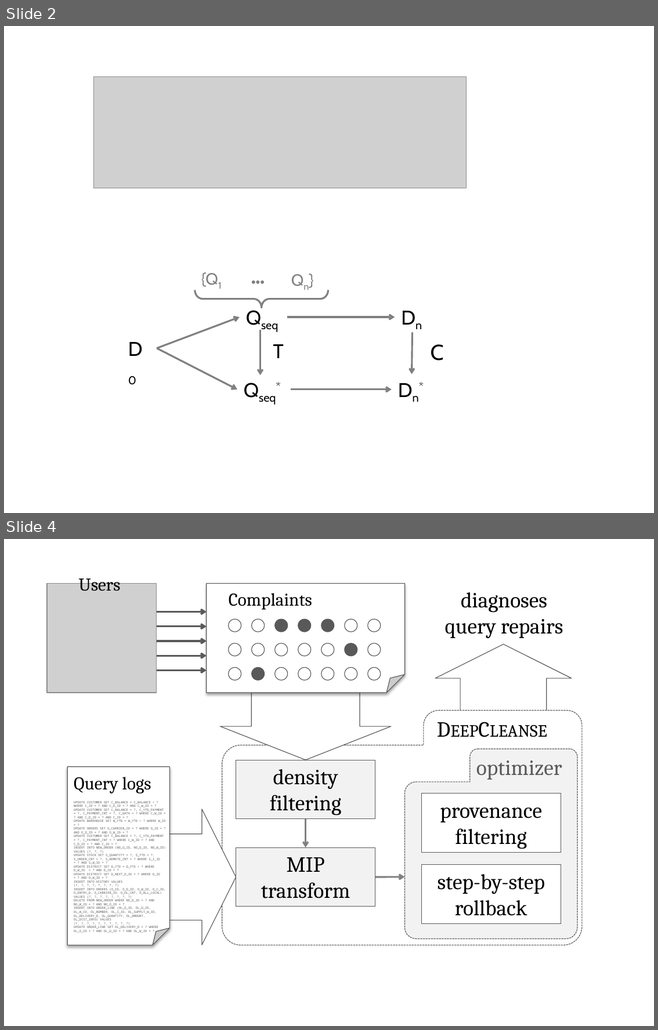
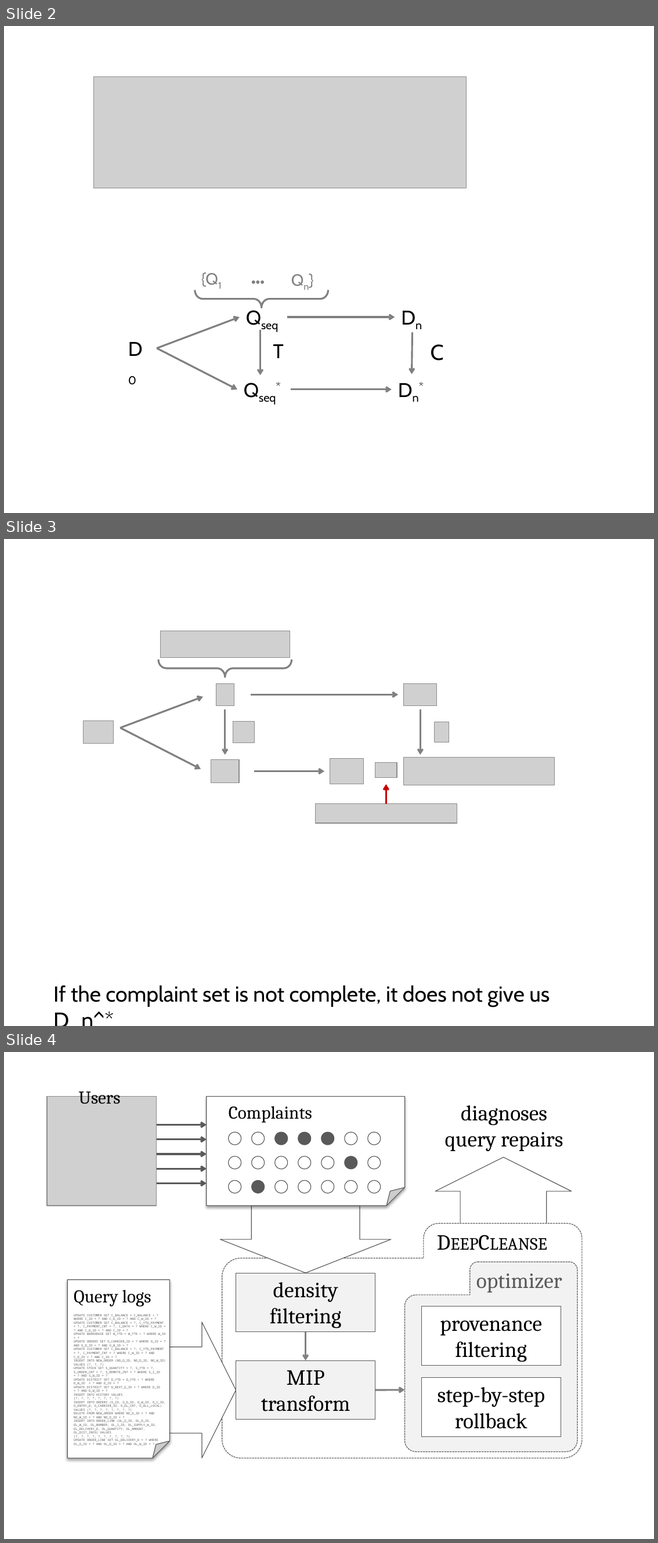
Before and after one commit to xlwang/queryprovenance, a slide deck: docs/vldb15/figures/figs.pptx. Shown one above the other, each under a label of ours: slides 2 and 4 before the commit, slides 2, 3 and 4 after it; the slides between them are not shown. The pictures are 658x1030 and 658x1543 pixels, drawn with LibreOffice and Linux fonts; fonts in the diff are those of the drawing; grey boxes stand for pictures. Boxes give left, top, right and bottom in pixels: in the first picture for what was removed or moved away, otherwise in the second. Text is boxed around its words. In the diff, an @@ line names an element or a change of style, - is before the commit and + after.

```diff
--- a/docs/vldb15/figures/figs.pptx
+++ b/docs/vldb15/figures/figs.pptx
@@ slide 3 added at bbox=[4, 539, 654, 1026], background #FFFFFF @@
@@ picture added at bbox=[161, 631, 290, 658] @@
@@ left brace added at bbox=[158, 659, 291, 676], outline #808080 2 pt @@
@@ picture added at bbox=[216, 683, 234, 705] @@
@@ arrow added from (251, 695) to (398, 695), #808080 2 pt @@
@@ picture added at bbox=[404, 683, 437, 705] @@
@@ arrow added from (120, 728) to (203, 697), #808080 2 pt @@
@@ arrow added from (225, 709) to (225, 755), #808080 2 pt @@
@@ arrow added from (420, 709) to (420, 755), #808080 2 pt @@
@@ picture added at bbox=[83, 721, 114, 743] @@
@@ arrow added from (120, 728) to (201, 769), #808080 2 pt @@
@@ picture added at bbox=[233, 722, 254, 743] @@
@@ picture added at bbox=[434, 722, 448, 743] @@
@@ picture added at bbox=[210, 760, 238, 783] @@
@@ picture added at bbox=[330, 759, 363, 784] @@
@@ picture added at bbox=[375, 762, 396, 778] @@
@@ picture added at bbox=[404, 757, 554, 785] @@
@@ arrow added from (254, 772) to (324, 772), #808080 2 pt @@
@@ arrow added from (386, 804) to (386, 784), #C60000 2 pt @@
@@ picture added at bbox=[315, 804, 457, 824] @@
@@ text added at bbox=[53, 986, 549, 1006], 24 pt, text #000000 @@
+If the complaint set is not complete, it does not give us D_n^*
```
Also in this commit, not shown: 1 slide removed, 5 other files.
